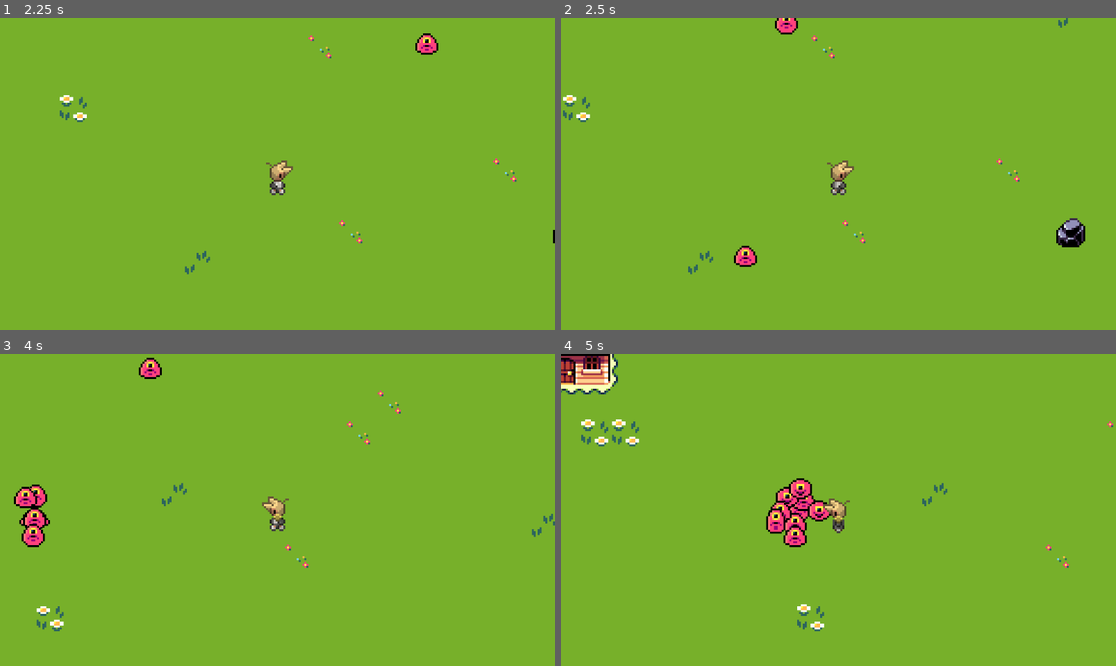
Above: before the commit, frames 1-4 (two rows, left to right).
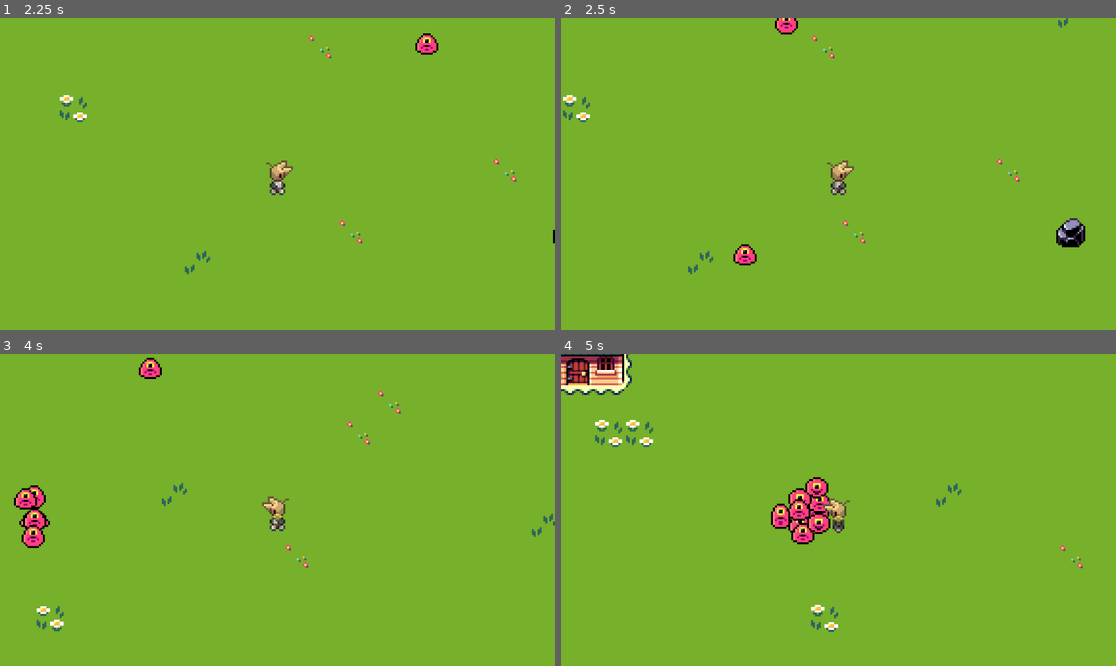
Above: after the commit, the same moments.

Repository: serapagranchose/bloodmoonlight
Game: Godot game, scene res://scenes/game.tscn
Two runs of this game, one before a commit and one after it. Both use one fixed random seed, a clock stepped at 60 frames per second and the inputs below.
Inputs:
- Up to frame 1 (2.25 s): tap Enter at 0.5 s; hold Right (ui_right) 0.53-1.28 s; hold Down (ui_down) 1.28-2.03 s; hold Right (ui_right) from 2.03 s (still down)
- Up to frame 2 (2.5 s): keep holding Right (ui_right)
- Up to frame 3 (4 s): release Right (ui_right) at 2.78 s; hold Up (ui_up) 2.78-3.53 s; hold Left (ui_left) from 3.53 s (still down)
- Up to frame 4 (5 s): keep holding Left (ui_left)

Frame 1 is identical in both runs. In frame 2, 0.2% of the frame differs, in the area x 31-36%, y 72-80%; in frame 3, 0.4%; in frame 4, 4.1%, in the area x 0-100%, y 0-90%.

Commit message:
Fixing collision: more accurate

Diff:
--- a/scenes/Player.tscn
+++ b/scenes/Player.tscn
@@ -271,8 +271,8 @@
 }]
 
 [sub_resource type="CapsuleShape2D" id="CapsuleShape2D_syfsf"]
-radius = 5.0
-height = 16.0
+radius = 3.02084
+height = 9.99768
 
 [node name="Player" type="Node2D"]
 
@@ -286,7 +286,8 @@
 speed_scale = -1.49
 
 [node name="CollisionShape2D" type="CollisionShape2D" parent="CharacterBody2D"]
-position = Vector2(0, 2)
+position = Vector2(0, 9)
+rotation = 1.5708
 shape = SubResource("CapsuleShape2D_syfsf")
 
 [node name="Camera2D" type="Camera2D" parent="CharacterBody2D"]
--- a/scenes/slime.tscn
+++ b/scenes/slime.tscn
@@ -99,6 +99,6 @@
 frame_progress = 0.227717
 
 [node name="CollisionShape2D" type="CollisionShape2D" parent="."]
-position = Vector2(0, 2)
-rotation = 1.57912
+position = Vector2(0, 3)
+rotation = 1.5708
 shape = SubResource("CapsuleShape2D_mkrys")
